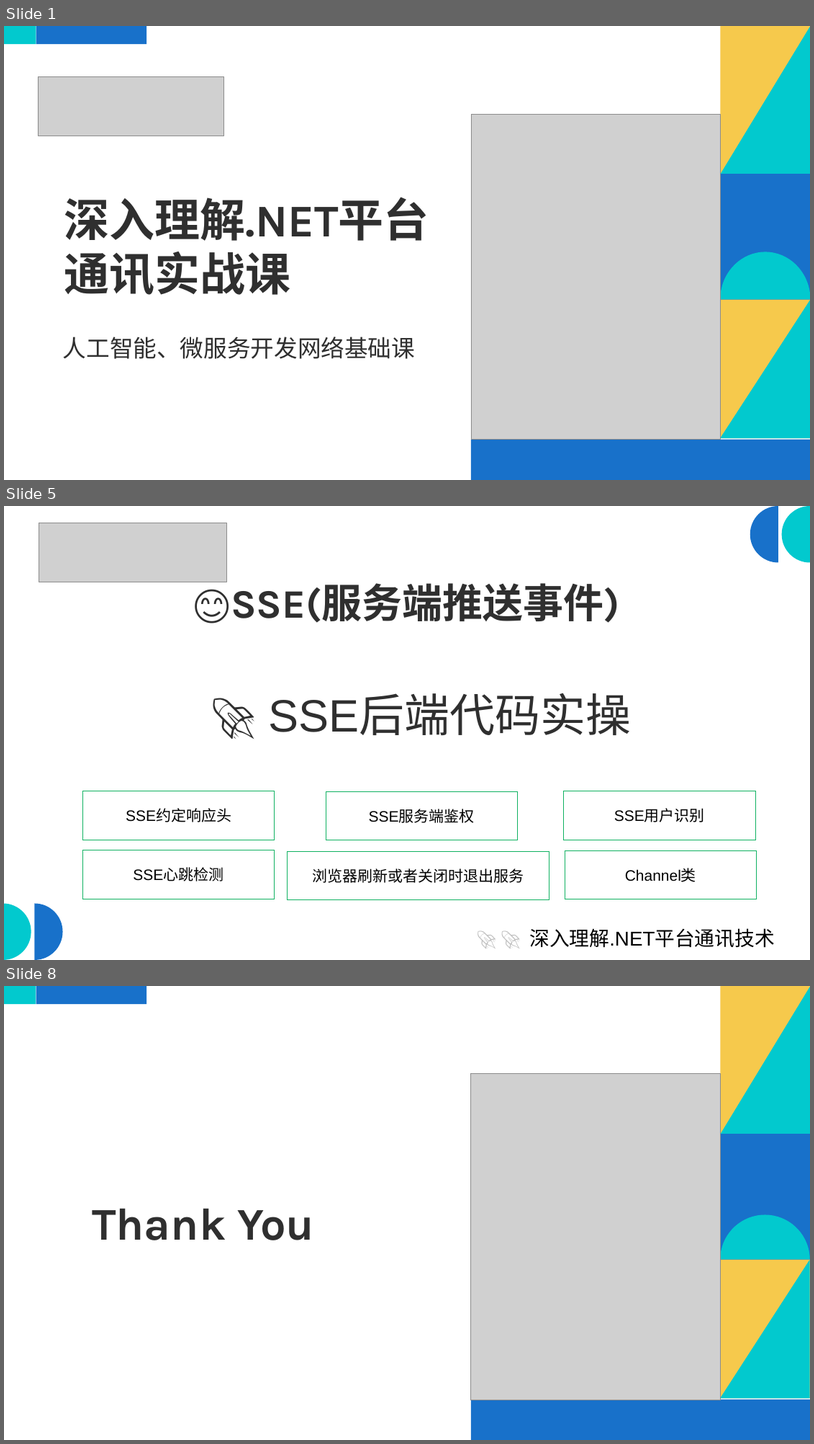
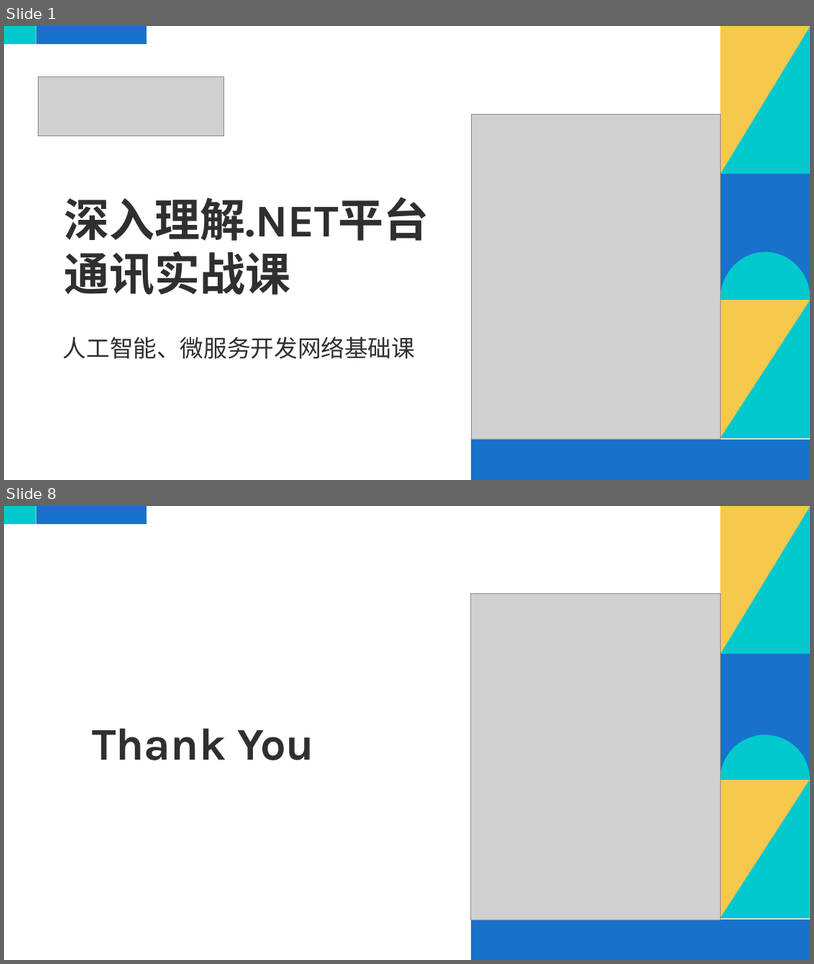
Before and after one commit to scottfly189/dotnet_net_course, a slide deck: src/9.http_streaming/http_streaming.odp. Shown one above the other, each under a label of ours: slides 1, 5 and 8 before the commit, slides 1 and 8 after it; the slides between them are not shown. The pictures are 814x1444 and 814x964 pixels, drawn with LibreOffice and Linux fonts; fonts in the diff are those of the drawing; grey boxes stand for pictures. Boxes give left, top, right and bottom in pixels: in the first picture for what was removed or moved away, otherwise in the second. Text is boxed around its words. In the diff, an @@ line names an element or a change of style, - is before the commit and + after.

```diff
--- a/src/9.http_streaming/http_streaming.odp
+++ b/src/9.http_streaming/http_streaming.odp
@@ slide 5 removed at [4,506,810,960], background #FFFFFF @@
@@ picture removed at [39,523,226,582] @@
@@ freeform shape removed at [750,506,779,562] @@
@@ freeform shape removed at [782,506,810,562] @@
@@ title removed at [231,583,620,623] @@
-😊SSE(服务端推送事件)
@@ text removed at [129,683,714,769] @@
-🚀 SSE后端代码实操
@@ rectangle removed at [83,790,275,839] @@
-SSE约定响应头
@@ rectangle removed at [326,791,517,840] @@
-SSE服务端鉴权
@@ rectangle removed at [563,790,756,839] @@
-SSE用户识别
@@ rectangle removed at [82,849,274,898] @@
-SSE心跳检测
@@ rectangle removed at [288,851,549,900] @@
-浏览器刷新或者关闭时退出服务
@@ rectangle removed at [565,850,756,899] @@
-Channel类
@@ freeform shape removed at [4,903,31,959] @@
@@ freeform shape removed at [34,903,62,959] @@
@@ subtitle removed at [530,928,774,947] @@
-🚀 🚀 深入理解.NET平台通讯技术
```
Also in this commit, not shown: 4 slides changed, 3 slides added, 4 other slides removed, 1 other file.
